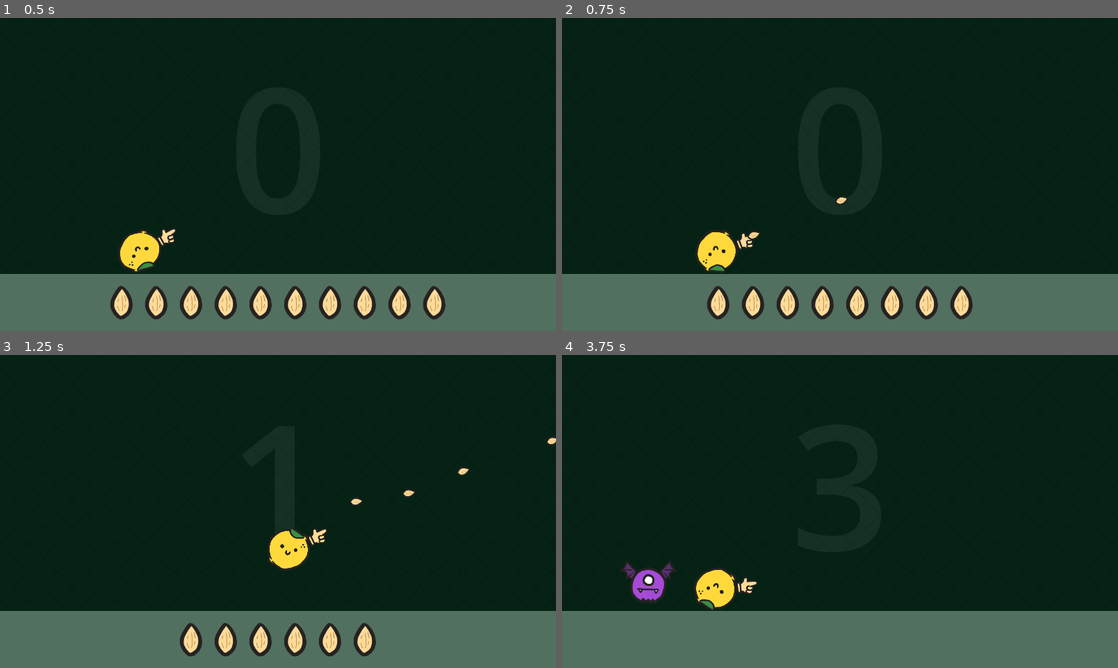
Above: before the commit, frames 1-4 (two rows, left to right).
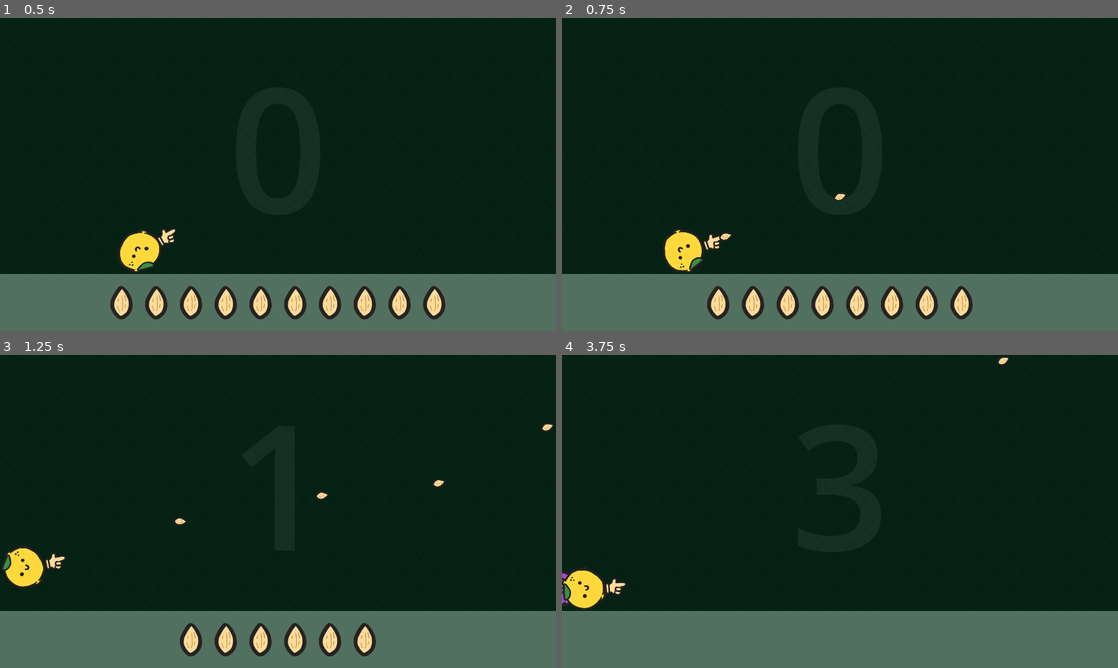
Above: after the commit, the same moments.

Repository: BajaTheFrog/public-juice-workshop-2026
Game: Godot game, scene res://game/content/contexts/play_context/base_game_scene.tscn
Two runs of this game, one before a commit and one after it. Both use one fixed random seed, a clock stepped at 60 frames per second and the inputs below.
Inputs (mouse positions are in pixels of both pictures, inside the frame that each line leads up to):
- Up to frame 1 (0.5 s): no input
- Up to frame 2 (0.75 s): move the mouse to (962, 158) at 0.52 s; hold D (right) from 0.53 s (still down); hold Space (shoot_hand) from 0.53 s (still down); click (962, 158) at 0.67 s
- Up to frame 3 (1.25 s): keep holding D (right); keep holding Space (shoot_hand); tap W (jump) at 0.77, 1.07 s
- Up to frame 4 (3.75 s): release D (right) at 1.25 s; release Space (shoot_hand) at 1.25 s; drag from (728, 527) to (1034, 467) at 1.27 s; move the mouse to (895, 442) at 2.02 s; hold A (left) 2.03-2.75 s; hold Space (shoot_hand) 2.03-2.75 s; drag from (812, 574) to (890, 355) at 2.77 s; move the mouse to (1006, 558) at 3.52 s; hold D (right) from 3.53 s (still down); hold Space (shoot_hand) from 3.53 s (still down)

Frame 1 is identical in both runs. In frame 2, 1.7% of the frame differs, in the area x 18-52%, y 55-82%; in frame 3, 2.2%; in frame 4, 2.7%, in the area x 0-81%, y 0-82%.

Commit message:
step-2.1: Exercise 03 • 👹 Interactions · Kinetics
Player Hitstun (A), Bat Hitstun (B), Gun Knockback (C), Shoot Spread (D).

Diff:
--- a/game/content/entities/bat_juice_box.gd
+++ b/game/content/entities/bat_juice_box.gd
@@ -26,7 +26,8 @@
 			return
 
 		# [STEP-2.1.B]: Briefly freeze the whole world to emphasize hit contact
-		pass
+		var hitstop_time: float = 0.05
+		await Game.async_stop(hitstop_time)
 
 
 class Feedback:
--- a/game/content/entities/player_juice_box.gd
+++ b/game/content/entities/player_juice_box.gd
@@ -57,7 +57,7 @@
 			return base_degrees
 
 		# [STEP-2.1.D]: Randomize the exit trajectory a bit
-		return base_degrees
+		return base_degrees + Random.randf_range(-_player.shoot_vector_bump, _player.shoot_vector_bump)
 
 
 	func apply_knockback(gun: Launcher2D) -> void:
@@ -65,7 +65,7 @@
 			return
 
 		# [STEP-2.1.C]: Every shot shoves us off it
-		pass
+		_player.apply_knockback(gun.global_position, _player.knockback_amount)
 
 
 	func async_hitstun() -> void:
@@ -73,7 +73,8 @@
 			return
 
 		# [STEP-2.1.A]: Stun the body to drive home what happened to the player
-		pass
+		var hitstun_time: float = 0.75
+		await Game.async_stop(hitstun_time)
 
 
 	func on_danger_changed(closeness: float) -> void:
--- a/game/members/steps.gd
+++ b/game/members/steps.gd
@@ -63,10 +63,10 @@
 	LAND_SQUASH: true,       # [STEP-1.2.B] Landing Squash + Stretch
 
 	# --- Exercise 2.1 - Interactions / Kinetics ---
-	DEATH_HITSTUN: false,    # [STEP-2.1.A] Player Hitstun
-	BAT_HITSTOP: false,      # [STEP-2.1.B] Bat Hitstun
-	SHOOT_KNOCKBACK: false,  # [STEP-2.1.C] Gun Knockback
-	SHOOT_SPREAD: false,     # [STEP-2.1.D] Shoot Spread
+	DEATH_HITSTUN: true,     # [STEP-2.1.A] Player Hitstun
+	BAT_HITSTOP: true,       # [STEP-2.1.B] Bat Hitstun
+	SHOOT_KNOCKBACK: true,   # [STEP-2.1.C] Gun Knockback
+	SHOOT_SPREAD: true,      # [STEP-2.1.D] Shoot Spread
 
 	# --- Exercise 2.2 - Interactions / Feedback ---
 	BIGGER_BULLETS: false,   # [STEP-2.2.A] Bigger Bullets
